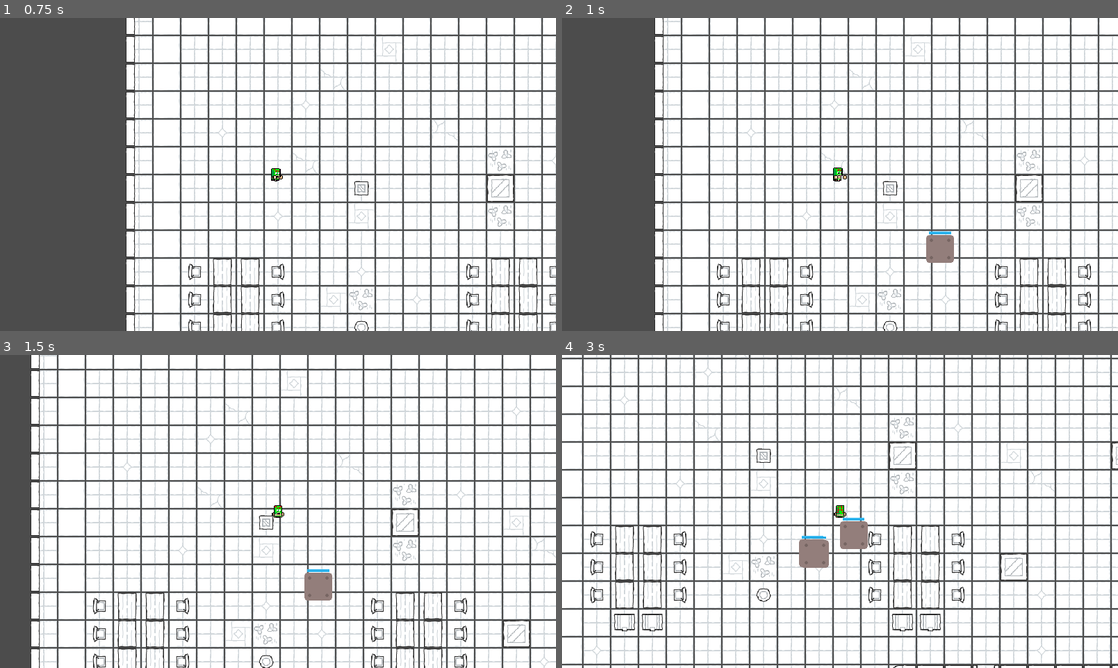
Above: before the commit, frames 1-4 (two rows, left to right).
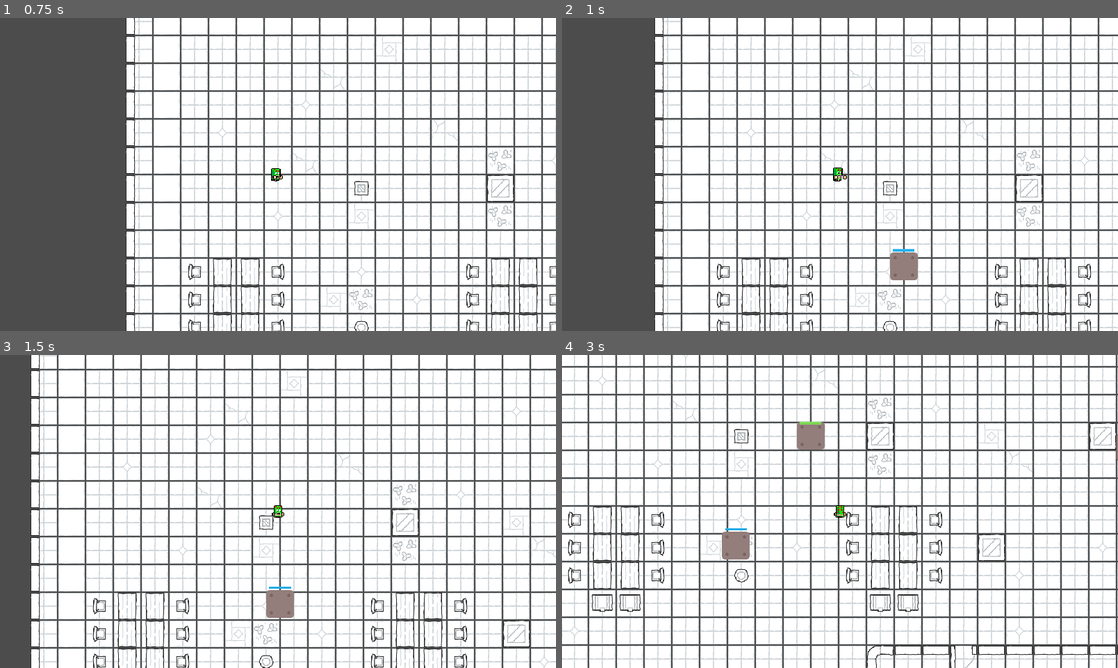
Above: after the commit, the same moments.

Repository: eduard-sukharev/UntitledGoshaGame
Game: Godot game, scene res://Scenes/Map1.tscn
Two runs of this game, one before a commit and one after it. Both use one fixed random seed, a clock stepped at 60 frames per second and the inputs below.
Inputs:
- Up to frame 1 (0.75 s): tap Enter (ui_accept) at 0.5 s; hold Right (ui_right) from 0.53 s (still down)
- Up to frame 2 (1 s): keep holding Right (ui_right); tap Enter (ui_accept) at 0.77 s
- Up to frame 3 (1.5 s): release Right (ui_right) at 1.28 s; hold Down (ui_down) from 1.28 s (still down)
- Up to frame 4 (3 s): tap Enter (ui_accept) at 1.52 s; release Down (ui_down) at 2.03 s; hold Right (ui_right) 2.03-2.78 s; hold Up (ui_up) from 2.78 s (still down)

Frame 1 is identical in both runs. In frame 2, 0.9% of the frame differs, in the area x 59-71%, y 68-84%; in frame 3, 0.9%; in frame 4, 49%, in the area x 0-100%, y 0-100%.

Commit message:
Proper tech debt spawning, with downscale and no infinite sub-spawns

Diff:
--- a/Scenes/Map1.gd
+++ b/Scenes/Map1.gd
@@ -6,18 +6,36 @@
 			'destructable': {'hp': 5},
 			'processable': {'processing_time': 3}
 		},
+		'tech_debt': {
+			'types': {
+				'destructable': {'hp': 3},
+			},
+			'scale': 0.7,
+		}
 	}
 	var destructable_task = {
 		'types': {
 			'destructable': {'hp': 5},
 		},
+		'tech_debt': {
+			'types': {
+				'destructable': {'hp': 3},
+			},
+			'scale': 0.7,
+		}
 	}
 	var processable_task = {
 		'types': {
 			'processable': {'processing_time': 3}
 		},
+		'tech_debt': {
+			'types': {
+				'destructable': {'hp': 3},
+			},
+			'scale': 0.7,
+		}
 	}
 
 	for spawn_area in $TaskSpawners.get_children():
-		spawn_area.config(destructable_task)
-		spawn_area.config(processable_task)
+		spawn_area.configure(destructable_task)
+		spawn_area.configure(processable_task)
--- a/Scripts/Task.gd
+++ b/Scripts/Task.gd
@@ -23,11 +23,7 @@
 		d_instance.connect("is_destroyed", self, '_on_Destructable_is_destroyed')
 		$Behaviors.add_child(d_instance, true)
 
-	tech_debt_types = {
-		'types': {
-			'destructable': {'hp': 3},
-		}
-	}
+	tech_debt_types = config.get('tech_debt', {})
 
 func _physics_process(delta):
 	if grippers.empty():
@@ -53,6 +49,7 @@
 	for behavior in $Behaviors.get_children():
 		if behavior is AbstractDestructable:
 			behavior.take_damage(damage)
+			damaged = true
 	if not damaged:
 		print('generate tech debt')
 		_generate_tech_debt()
@@ -74,9 +71,10 @@
 
 func _generate_tech_debt():
 	if tech_debt_types.size() > 0:
-		var tech_debt_type = tech_debt_types.get('types', {}).keys()[randi() % tech_debt_types.get('types', {}).size()]
-		if tech_debt_type:
-			$TaskSpawner.generate_task(tech_debt_types['types'][tech_debt_type])
+#		var tech_debt_type = tech_debt_types.get('types', {}).keys()[randi() % tech_debt_types.get('types', {}).size()]
+#		if tech_debt_type:
+#			$TaskSpawner.generate_task(tech_debt_types['types'][tech_debt_type])
+			$TaskSpawner.configure(tech_debt_types)
 
 func _on_Destructable_is_destroyed():
 	grippers.clear()
--- a/Scripts/TaskSpawner.gd
+++ b/Scripts/TaskSpawner.gd
@@ -3,18 +3,21 @@
 export var spawn_delay = 0.5
 export var spawn_area: Vector2
 
-var team_backlog: Array = []
+var backlog: Array = []
 var Task = load("res://Scenes/Task.tscn")
+var task_scale: = 1.0
 
 signal new_task(task)
 
 func _ready():
 	spawn_area = $CollisionShape2D.get_shape().extents
 
-func config(config: Dictionary):
+func configure(config: Dictionary):
 	for type in config.get('types', {}):
-		for i in range(3):
-			team_backlog.append(config)
+#		for i in range(3):
+			backlog.append(config)
+
+	task_scale = config.get('scale', 1.0)
 
 	if $Timer.is_stopped():
 		$Timer.start(spawn_delay)
@@ -25,14 +28,14 @@
 
 
 func _on_Timer_timeout():
-	if team_backlog.size() <= 0:
+	if backlog.size() <= 0:
 		$Timer.stop()
 		return
 
-	generate_task(team_backlog.pop_back())
+	_spawn_task(backlog.pop_back())
 
 
-func generate_task(config):
+func _spawn_task(config):
 	var task = Task.instance()
 	task.configure(config)
 
@@ -44,4 +47,6 @@
 			spawn_area.y * rand_range(-1, 1)
 		)
 	)
+	print(task_scale)
+	task.scale = Vector2(task_scale, task_scale)
 	emit_signal('new_task', task)
Binary file removed: Assets/Task/blueJewel.png
Binary file removed: Assets/Task/metalPanel_blueCorner.png
